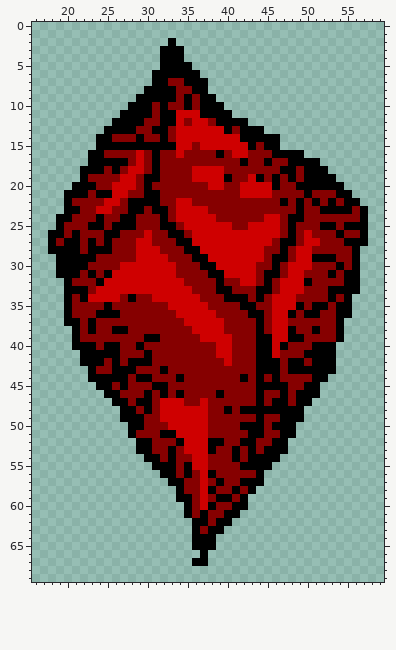
Edited in one commit: sprite sheet (CybreBunk/Assets/Art/Enemies/Crazy Diamond/Boss4.png). This is how it looked before the edit.
The file is 70x70 pixels. Shown: x 16..59, y 0..69.
And afterwards:
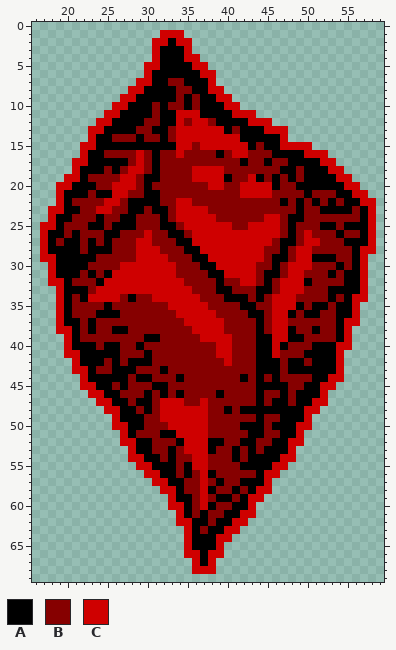
Palette (. is transparent): A #000000  B #860000  C #cf0000
Changes in this commit:
There is now colour C in row 1 at x 32 to 34; in row 2 at x 31 to 32 and 34 to 35; in row 3 at x 31 and 35; in row 4 at x 31 and 35 to 36; in row 5 at x 30 to 31 and 36 to 37; in row 6 at x 30 and 37 to 38.
There is now colour C in row 7 at x 29 to 30 and 38; in row 8 at x 28 to 29 and 38 to 39; in row 9 at x 27 to 28 and 39 to 40; in row 10 at x 26 to 27 and 40 to 41; in row 11 at x 25 to 26 and 41 to 43; in row 12 at x 24 to 25 and 43 to 45.
There is now colour C in row 13 at x 23 to 24 and 45 to 47; in row 14 at x 23 and 47; in row 15 at x 22 to 23 and 47 to 50; in row 16 at x 22 and 50 to 52; in row 17 at x 21 to 22 and 52 to 53; in row 18 at x 21 and 53 to 54.
There is now colour C in row 19 at x 20 to 21 and 54 to 55; in row 20 at x 19 to 20 and 55 to 56; in row 21 at x 19 and 56 to 57; in row 22 at x 19 and 57 to 58; in row 23 at x 18 to 19 and 58; in row 24 at x 18 and 58.
There is now colour C in row 25 at x 17 to 18 and 58; in rows 26 to 27 at x 17 and 58; in row 28 at x 17 and 57 to 58; in row 29 at x 17 to 18 and 57; in rows 30 to 31 at x 18 and 57; in row 32 at x 18 to 19 and 57.
There is now colour C in row 33 at x 19 and 57; in row 34 at x 19 and 56 to 57; in rows 35 to 36 at x 19 and 56; in row 37 at x 19 and 55 to 56; in row 38 at x 19 to 20 and 55; in row 39 at x 20 and 55.
There is now colour C in row 40 at x 20 and 54 to 55; in row 41 at x 20 to 21 and 54; in row 42 at x 21 and 54; in row 43 at x 21 to 22 and 54; in row 44 at x 22 and 53 to 54; in row 45 at x 22 to 23 and 52 to 53.
There is now colour C in row 46 at x 23 to 24 and 52; in row 47 at x 24 to 25 and 51 to 52; in row 48 at x 25 to 26 and 50 to 51; in row 49 at x 26 and 50; in row 50 at x 26 to 27 and 49 to 50; in row 51 at x 27 and 49.
There is now colour C in row 52 at x 27 to 28 and 48 to 49; in row 53 at x 28 and 48; in row 54 at x 28 to 29 and 47 to 48; in row 55 at x 29 to 30 and 46 to 47; in row 56 at x 30 to 31 and 45 to 46; in row 57 at x 31 to 32 and 45.
There is now colour C in row 58 at x 32 to 33 and 44 to 45; in row 59 at x 33 and 43 to 44; in row 60 at x 33 to 34 and 43; in row 61 at x 34 and 42 to 43; in row 62 at x 34 to 35 and 41 to 42; in row 63 at x 35 and 40 to 41.
There is now colour C in row 64 at x 35 and 39 to 40; in row 65 at x 35 and 39; in row 66 at x 35 to 36 and 38 to 39; in row 67 at x 38; in row 68 at x 36 to 38.
The edit turns colour A into colour C in row 67 at x 36.
Boxes around the changes in both pictures, in picture pixels (x1, y1, x2, y2):
changed: (40, 30, 376, 574)
